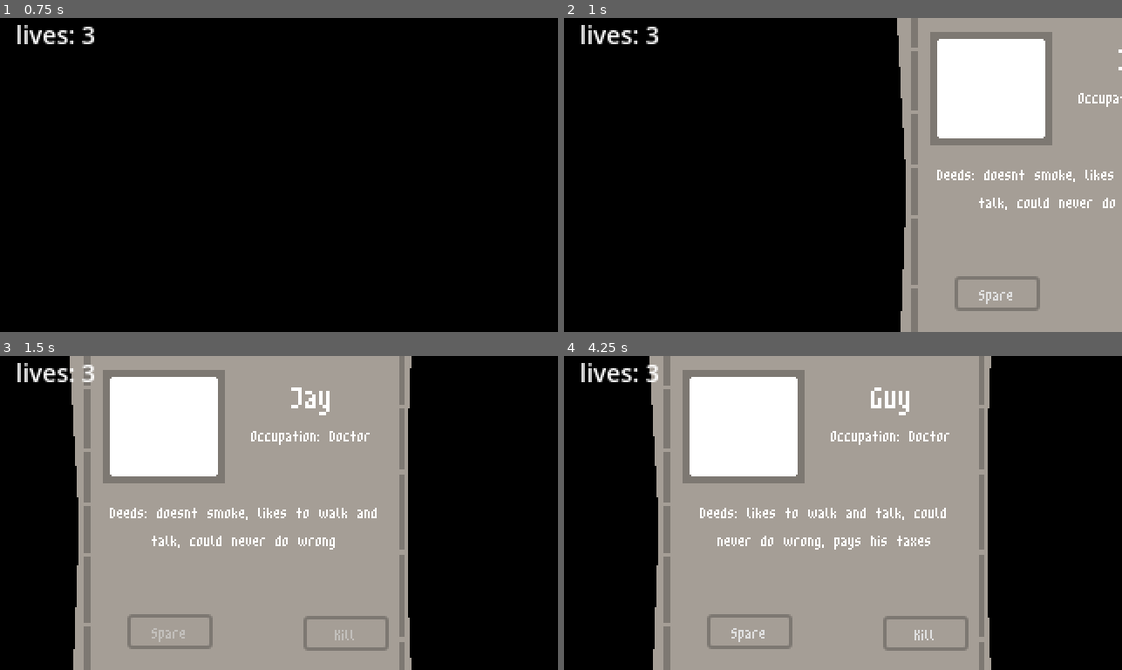
Above: before the commit, frames 1-4 (two rows, left to right).
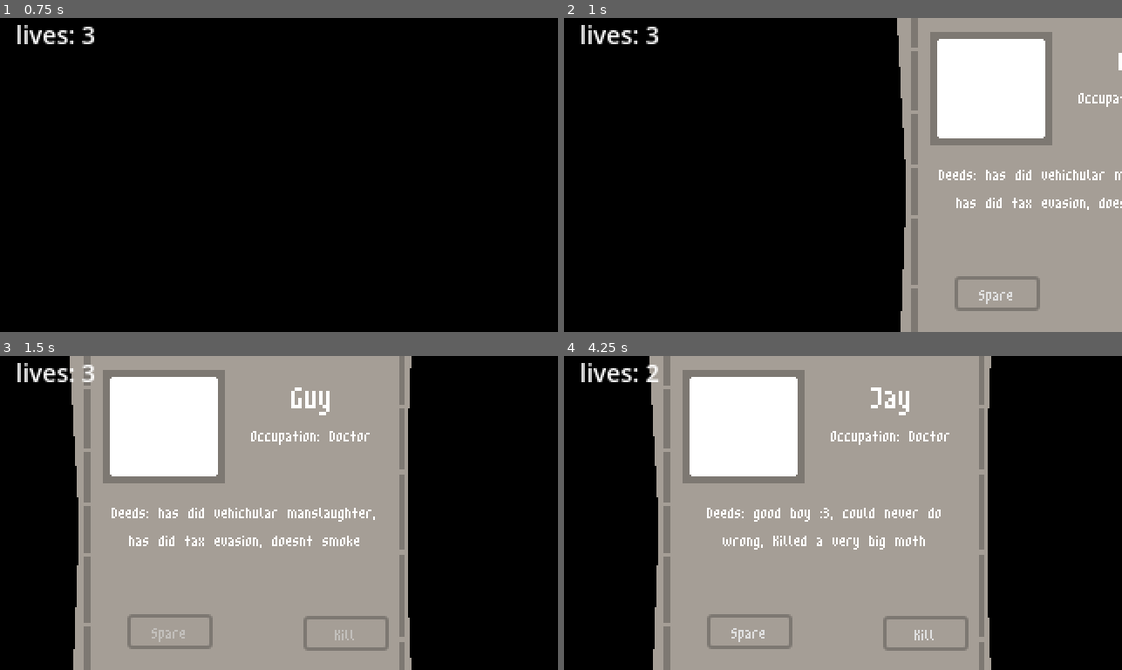
Above: after the commit, the same moments.

Repository: DTRGames/Grims-Pat
Game: Godot game, scene res://Scenes/MainMenu/main_menu.tscn
Same seed, same stepped clock (60 frames per second), same inputs: the game is played once before the commit and once after it.
Inputs:
- Up to frame 1 (0.75 s): click "start" at 0.5 s
- Up to frame 2 (1 s): no input
- Up to frame 3 (1.5 s): click "Spare" at 1.25 s
- Up to frame 4 (4.25 s): click "Kill" at 2.75 s

Frame 1 is identical in both runs. In frame 2, 0.9% of the frame differs, in the area x 66-100%, y 10-62%; in frame 3, 1.3%, in the area x 19-68%, y 10-62%; in frame 4, 1.3%.

Commit message:
rename var and string

Diff:
--- a/Scenes/Levels/control.gd
+++ b/Scenes/Levels/control.gd
@@ -7,101 +7,100 @@
 @onready var button = $Control/Button
 @onready var button_2 = $Control/Button2
 
-var current_crime : Dictionary = {}
+var current_deed : Dictionary = {}
 
-# List of crimes with values
-var crimes_list = {
-	"has commited shoplifting": -2,"stole a banana": -1, "was a victim of magic, Apollo": -1, "has commited vehichular manslaughter": -5,
+# List of deeds with values
+var deed_list = {
+	"has did shoplifting": -2,"stole a banana": -1, "was a victim of magic, Apollo": -1, "has did vehichular manslaughter": -5,
 	"Killed a very big moth": 2, "doesnt smoke": 3, "doesnt drink" : 2, "drug addict": -2, "a very happy fella": 1,
-	"has commited tax evasion": -2, "PISSED ON THE MOON": -2, "cyberbullied steve jobs": -2, "likes to walk and talk": 2,
+	"has did tax evasion": -2, "PISSED ON THE MOON": -2, "cyberbullied steve jobs": -2, "likes to walk and talk": 2,
 	"built an orphanage": 7, "saved a guy": 5, "filthy rich": -1, "nothing really matters to him": -2, "killed an eldritch god": -3,
 	"good boy :3": 2, "a very healthy fella": 4, "saved a bird": 3, "pays his taxes": 2,"is the child of light" : 2, "could never do wrong": 2,
-	"solved the fnaf lore": 2, "hes got a cool hat": 1, "weed eater": 2
-
+	"solved the fnaf lore": 2, "hes got a cool hat": 1, "weed eater": 2, "put some dirt in your eyes": 0
 }
 
-# Crimes dictionary
-var crimes = {
+# deeds dictionary
+var deeds = {
 	1: {
 		"name": "Bob",
 		"occupation": "Businessman",
 		"description": "",
-		"is_gulty": false
+		"killable": false
 	},
 	2: {
 		"name": "Steve",
 		"occupation": "Unemployed",
 		"description": "",
-		"is_gulty": true
+		"killable": true
 	},
 	3: {
 		"name": "Jay",
 		"occupation": "Doctor",
 		"description": "",
-		"is_gulty": false
+		"killable": false
 	},
 	4: {
 		"name": "Dude",
 		"occupation": "Store Owner",
 		"description": "",
-		"is_gulty": true
+		"killable": true
 	},
 	5: {
 		"name": "Guy",
 		"occupation": "Doctor",
 		"description": "",
-		"is_gulty": false
+		"killable": false
 	}
 }
 
-var current_crime_id = 0
+var current_deed_id = 0
 var last_spawned_id = -1
 var wrong_choice = false
 
-# Function to pick random crimes
-func pick_random_crimes() -> Dictionary:
-	var selected_crimes = []
+# Function to pick random deeds
+func pick_random_deeds() -> Dictionary:
+	var selected_deeds = []
 	var total_value = 0
 	for i in range(3):
-		var crime = crimes_list.keys()[randi() % crimes_list.size()]
-		selected_crimes.append(crime)
-		total_value += crimes_list[crime]
-	return {"description": ", ".join(selected_crimes), "total_value": total_value}
+		var deed = deed_list.keys()[randi() % deed_list.size()]
+		selected_deeds.append(deed)
+		total_value += deed_list[deed]
+	return {"description": ", ".join(selected_deeds), "total_value": total_value}
 
-# Function to assign a random crime
-func assign_random_crime() -> int:
+# Function to assign a random deed
+func assign_random_deed() -> int:
 	if last_spawned_id != -1:
-		crimes.erase(last_spawned_id)
+		deeds.erase(last_spawned_id)
 
-	var crime_ids = crimes.keys()
-	return crime_ids[randi() % crime_ids.size()]
+	var deed_ids = deeds.keys()
+	return deed_ids[randi() % deed_ids.size()]
 
-# Function to process a crime
-func process_crime(crime_id: int) -> void:
-	var crime = crimes[crime_id]
-	var random_crimes = pick_random_crimes()
-	crime["description"] = random_crimes["description"]
-	crime["is_gulty"] = random_crimes["total_value"] < 0
-	label_3.text = str("Occupation: ", crime["occupation"])
-	label_2.text = str(crime["name"])
-	label_4.text = str("Deeds: ", crime["description"])
-	print("Crime description: ", crime["description"])
-	print("Total value: ", random_crimes["total_value"])
-	print("Is guilty: ", crime["is_gulty"])
+# Function to process a deed
+func process_deed(deed_id: int) -> void:
+	var deed = deeds[deed_id]
+	var random_deeds = pick_random_deeds()
+	deed["description"] = random_deeds["description"]
+	deed["killable"] = random_deeds["total_value"] < 0
+	label_3.text = str("Occupation: ", deed["occupation"])
+	label_2.text = str(deed["name"])
+	label_4.text = str("Deeds: ", deed["description"])
+	print("deed description: ", deed["description"])
+	print("Total value: ", random_deeds["total_value"])
+	print("Is guilty: ", deed["killable"])
 
 # Function to check if a person is a criminal
-func is_criminal(crime_id: int) -> bool:
-	return crimes[crime_id]["is_gulty"]
+func is_criminal(deed_id: int) -> bool:
+	return deeds[deed_id]["killable"]
 
 func _ready():
-	current_crime_id = assign_random_crime()
-	process_crime(current_crime_id)
+	current_deed_id = assign_random_deed()
+	process_deed(current_deed_id)
 
 func on_pressed():
 	button_2.disabled = true
 	button.disabled = true
 
-	wrong_choice = is_criminal(current_crime_id)
+	wrong_choice = is_criminal(current_deed_id)
 	if wrong_choice:
 		print("Wrong person! This person is innocent.")
 	else:
@@ -117,7 +116,7 @@
 	button_2.disabled = true
 	button.disabled = true
 
-	wrong_choice = is_criminal(current_crime_id)
+	wrong_choice = is_criminal(current_deed_id)
 	if wrong_choice:
 		print("Correct! Score: ")
 		GameEvents.on_screen += 1
--- a/Scenes/Levels/world.gd
+++ b/Scenes/Levels/world.gd
@@ -11,7 +11,7 @@
 
 func _ready():
 	GameEvents.leave.connect(on_leave)
-	last_spawned_id = control.current_crime_id
+	last_spawned_id = control.current_deed_id
 
 func on_leave():
 	if control.wrong_choice:
@@ -28,7 +28,7 @@
 		control.last_spawned_id = last_spawned_id
 
 	add_child(ins)
-	last_spawned_id = control.current_crime_id
+	last_spawned_id = control.current_deed_id
 
 func _on_animation_player_animation_finished(anim_name: StringName) -> void:
 	get_tree().change_scene_to_file("res://Scenes/MainMenu/main_menu.tscn")
